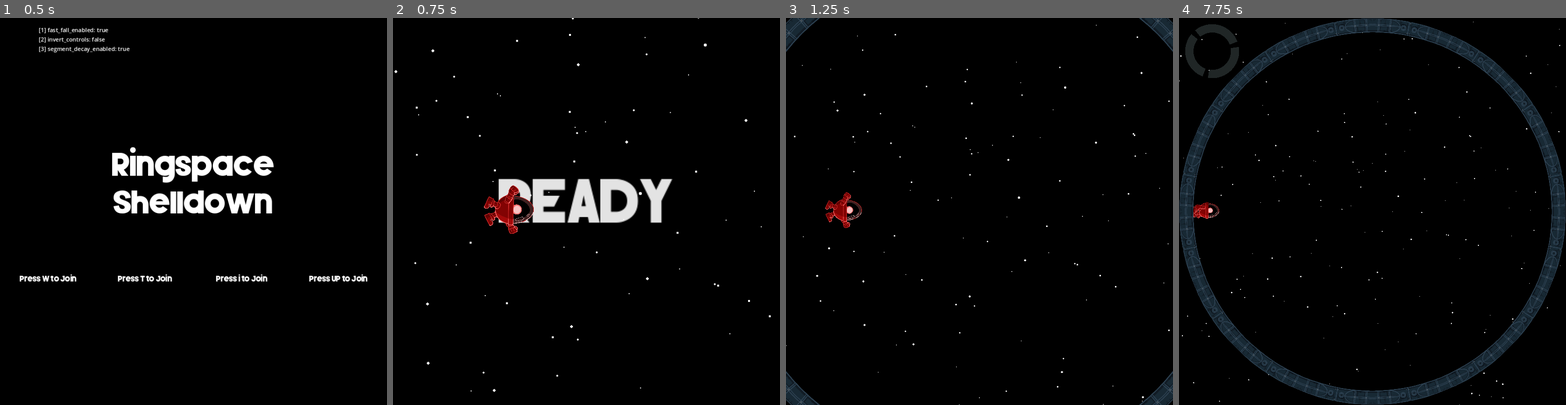
Above: before the commit, frames 1-4 (left to right).
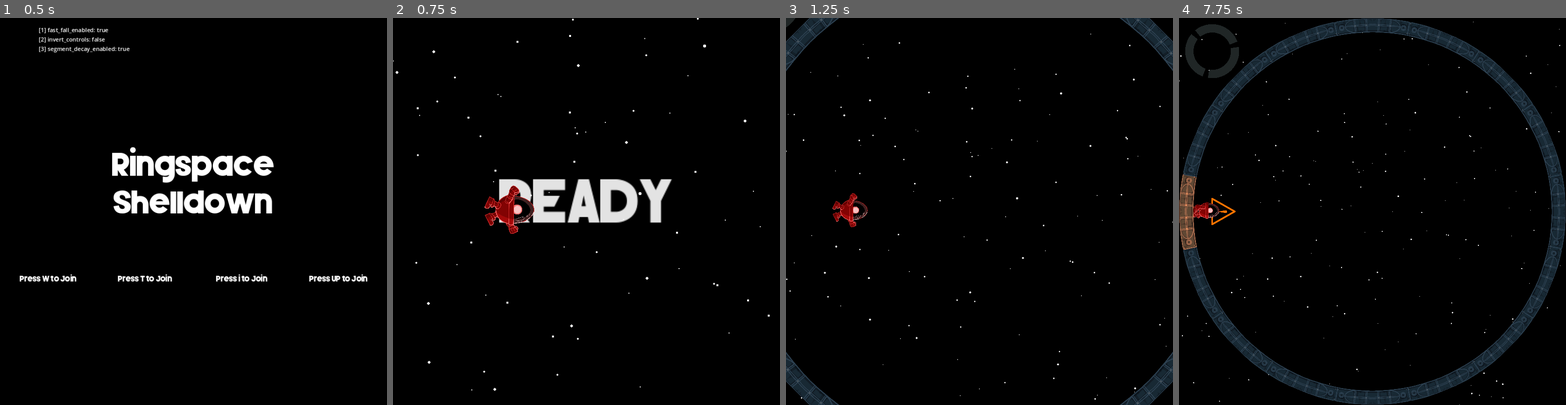
Above: after the commit, the same moments.

Repository: hwacha/ringspace_shelldown
Game: Godot game, scene res://scenes/opening_screen.tscn
Same seed, same stepped clock (60 frames per second), same inputs: the game is played once before the commit and once after it.
Inputs:
- Up to frame 1 (0.5 s): no input
- Up to frame 2 (0.75 s): tap W at 0.5 s; tap Enter (ui_accept) at 0.6 s
- Up to frame 3 (1.25 s): tap Enter (ui_accept) at 0.77, 1.07 s
- Up to frame 4 (7.75 s): tap Enter (ui_accept) at 1.35, 1.52, 1.82, 2.1, 2.85, 3.02, 3.32, 3.6, 3.77, 4.07, 4.35, 4.52, 4.82, 5.1, 5.85, 6.02, 6.32, 6.6, 6.77, 7.07, 7.35, 7.52 s

Frame 1 is identical in both runs. In frame 2, 0.8% of the frame differs, in the area x 0-98%, y 0-97%; in frame 3, 3.7%, in the area x 0-100%, y 0-100%; in frame 4, 0.8%.

Commit message:
death ragdoll, fix alarm modulate

Diff:
--- a/scenes/CrustSegment.tscn
+++ b/scenes/CrustSegment.tscn
@@ -23,26 +23,26 @@
 tracks/1/type = "value"
 tracks/1/imported = false
 tracks/1/enabled = true
-tracks/1/path = NodePath(".:is_flash_on")
+tracks/1/path = NodePath("Alarm:playing")
 tracks/1/interp = 1
 tracks/1/loop_wrap = true
 tracks/1/keys = {
-"times": PackedFloat32Array(0, 0.5, 1, 1.5, 2, 2.5),
-"transitions": PackedFloat32Array(1, 1, 1, 1, 1, 1),
+"times": PackedFloat32Array(0, 1, 2),
+"transitions": PackedFloat32Array(1, 1, 1),
 "update": 1,
-"values": [true, false, true, false, true, false]
+"values": [true, true, true]
 }
 tracks/2/type = "value"
 tracks/2/imported = false
 tracks/2/enabled = true
-tracks/2/path = NodePath("Alarm:playing")
+tracks/2/path = NodePath("Visuals/Ring:modulate")
 tracks/2/interp = 1
 tracks/2/loop_wrap = true
 tracks/2/keys = {
-"times": PackedFloat32Array(0, 1, 2),
-"transitions": PackedFloat32Array(1, 1, 1),
+"times": PackedFloat32Array(0, 0.5, 1, 1.5, 2, 2.5),
+"transitions": PackedFloat32Array(1, 1, 1, 1, 1, 1),
 "update": 1,
-"values": [true, true, true]
+"values": [Color(4, 1.75, 1, 1), Color(1, 1, 1, 1), Color(4, 1.75, 1, 1), Color(1, 1, 1, 1), Color(4, 1.75, 1, 1), Color(1, 1, 1, 1)]
 }
 
 [sub_resource type="AnimationLibrary" id="AnimationLibrary_3l7tr"]
@@ -52,7 +52,6 @@
 
 [node name="CrustSegment" type="StaticBody2D"]
 script = ExtResource("1")
-is_flash_on = true
 
 [node name="AnimationPlayer" type="AnimationPlayer" parent="."]
 libraries = {
@@ -73,6 +72,7 @@
 texture = ExtResource("2_ie5c3")
 
 [node name="Warning" type="Sprite2D" parent="Visuals"]
+modulate = Color(1, 0.7, 1, 1)
 position = Vector2(-104, -1.19209e-07)
 rotation = -1.5708
 scale = Vector2(0.3, 0.298438)
--- a/scenes/main.tscn
+++ b/scenes/main.tscn
@@ -20,7 +20,7 @@
 tracks/0/interp = 1
 tracks/0/loop_wrap = true
 tracks/0/keys = {
-"times": PackedFloat32Array(0, 1),
+"times": PackedFloat32Array(0, 0.9),
 "transitions": PackedFloat32Array(1, 1),
 "update": 0,
 "values": [Vector2(2, 2), Vector2(1, 1)]
@@ -150,7 +150,7 @@
 script = ExtResource("5")
 
 [node name="CrustDecay" type="Timer" parent="."]
-wait_time = 41.171
+wait_time = 5.0
 one_shot = true
 
 [node name="Round Beep" type="AudioStreamPlayer" parent="."]
--- a/scripts/CrustSegment.gd
+++ b/scripts/CrustSegment.gd
@@ -6,17 +6,11 @@
 var colliders_per_segment
 var arc_index
 
-# for warning animation
-@export var is_flash_on: bool: set = set_flash
-
 func set_arc_index(new_arc_index):
 	arc_index = new_arc_index
 
-func set_flash(new_is_flash_on):
-	is_flash_on = new_is_flash_on
-
 func _ready():
-	is_flash_on = false
+	modulate = Color(1, 1, 1, 1)
 	$Visuals/Warning.visible = false
 
 func destroy():
--- a/scripts/OutOfBounds.gd
+++ b/scripts/OutOfBounds.gd
@@ -6,3 +6,5 @@
 
 func _on_OutOfBounds_body_shape_entered(body_rid, body, body_shape_index, local_shape_index):
 	body.die()
+	body.lock_physics = true
+	body.get_node("AnimatedSprite2D").visible = false
--- a/scripts/Player.gd
+++ b/scripts/Player.gd
@@ -21,6 +21,7 @@
 
 var fast_falling = false: set = set_fast_falling
 var dead = false
+var lock_physics = false
 
 var ontop_of = []
 
@@ -88,6 +89,9 @@
 		set_fast_falling(true)
 
 func _physics_process(delta):
+	if lock_physics:
+		return
+
 	var diff = self.transform.origin - centroid
 
 	self.rotation = self.transform.origin.angle_to_point(centroid) + (PI / 2)
